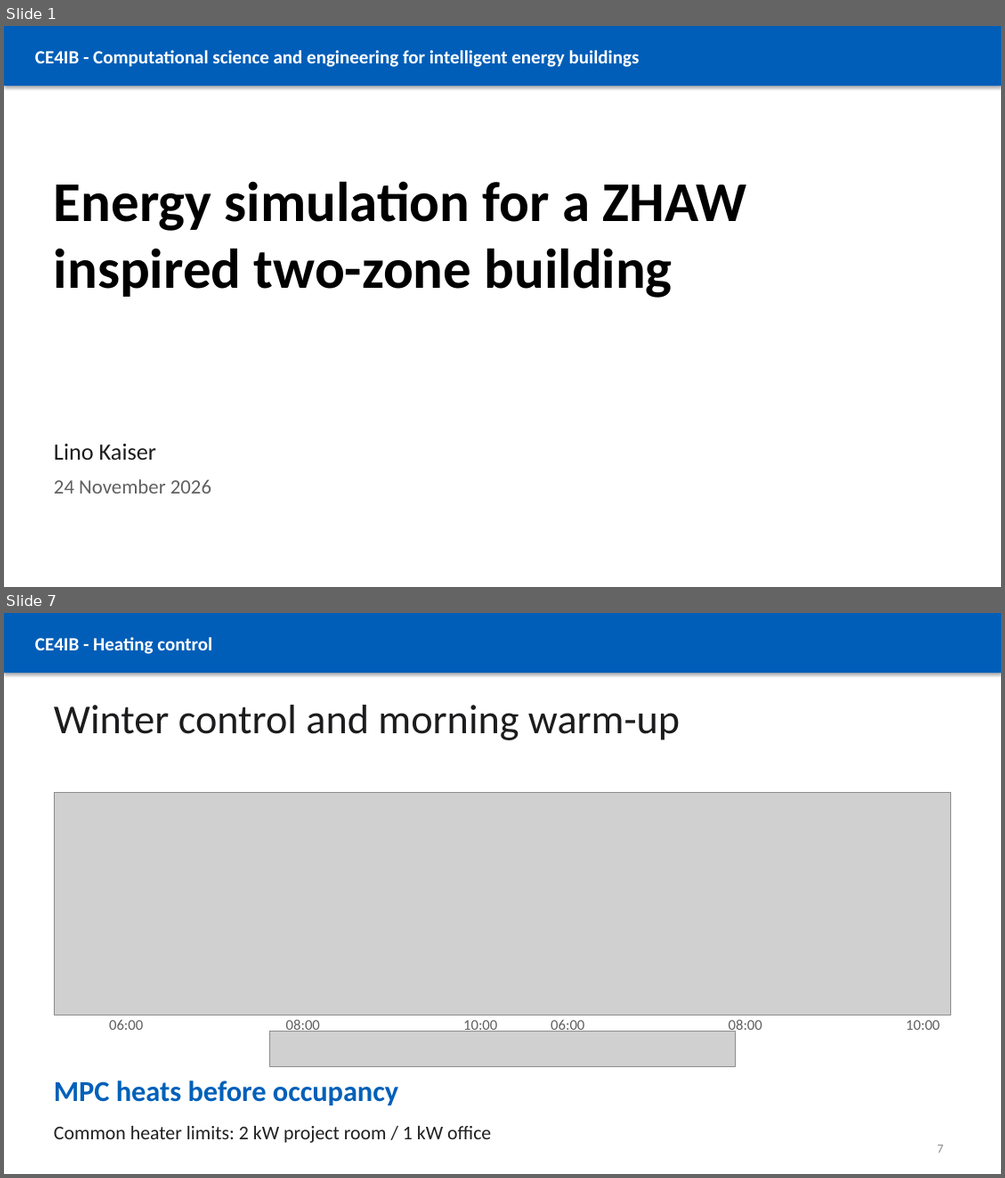
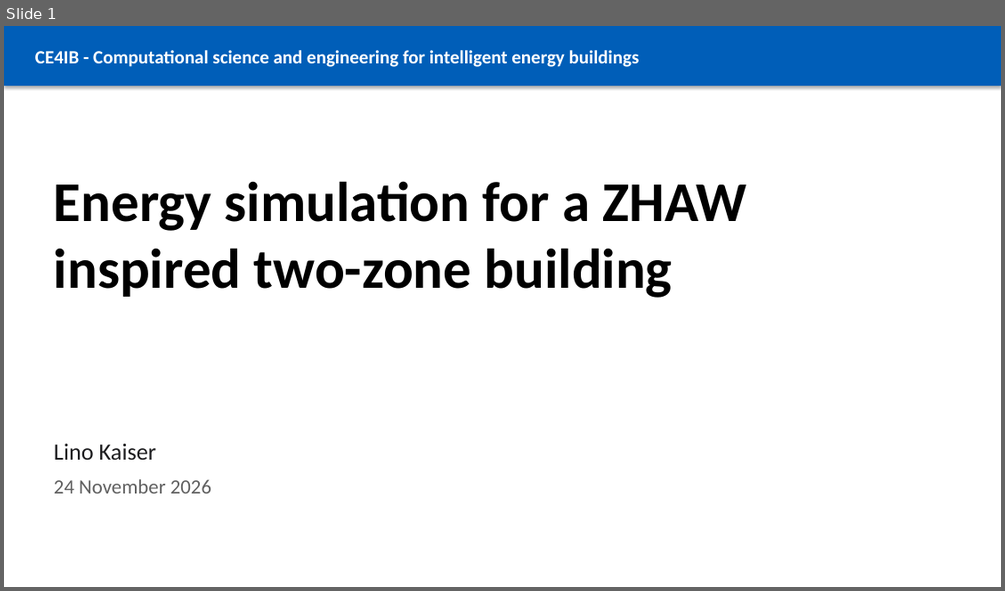
Before and after one commit to linokaiser/CE4IB, a slide deck: presentations/CE4IB_Building_Energy_Simulation.pptx. Shown one above the other, each under a label of ours: slides 1 and 7 before the commit, slide 1 after it; the slides between them are not shown. The pictures are 1005x1178 and 1005x591 pixels, drawn with LibreOffice and Linux fonts; fonts in the diff are those of the drawing; grey boxes stand for pictures. Boxes give left, top, right and bottom in pixels: in the first picture for what was removed or moved away, otherwise in the second. Text is boxed around its words. In the diff, an @@ line names an element or a change of style, - is before the commit and + after.

Commit message:
added p controller, updated präsi

```diff
--- a/presentations/CE4IB_Building_Energy_Simulation.pptx
+++ b/presentations/CE4IB_Building_Energy_Simulation.pptx
@@ slide 7 removed at (4, 613, 1001, 1174), background #FFFFFF @@
@@ rectangle removed at (4, 613, 1001, 673) @@
@@ text removed at (35, 637, 212, 654) @@
-CE4IB - Heating control
@@ title removed at (54, 705, 680, 740) @@
-Winter control and morning warm-up
@@ picture removed at (54, 793, 952, 1015) @@
@@ text removed at (109, 1019, 143, 1030) @@
-06:00
@@ picture removed at (269, 1031, 736, 1066) @@
@@ text removed at (286, 1020, 320, 1031) @@
-08:00
@@ text removed at (463, 1020, 497, 1033) @@
-10:00
@@ text removed at (550, 1020, 584, 1031) @@
-06:00
@@ text removed at (728, 1019, 762, 1033) @@
-08:00
@@ text removed at (906, 1020, 939, 1030) @@
-10:00
@@ text removed at (54, 1080, 398, 1105) @@
-MPC heats before occupancy
@@ text removed at (54, 1126, 491, 1143) @@
-Common heater limits: 2 kW project room / 1 kW office
@@ page number removed at (937, 1144, 943, 1152) @@
-7
```
Also in this commit, not shown: 4 slides changed, 3 slides added, 4 other slides removed, 5 other files.
